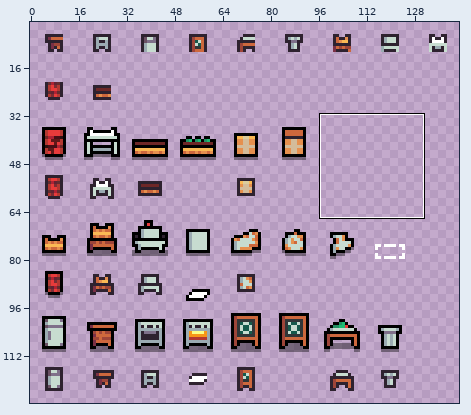
Two versions of one pixel-art file, Projects/TastyRoad/Assets/Sprites/stations.aseprite. Above, an overview of the earlier version with the close-up marked.
Close-up. Before the edit:
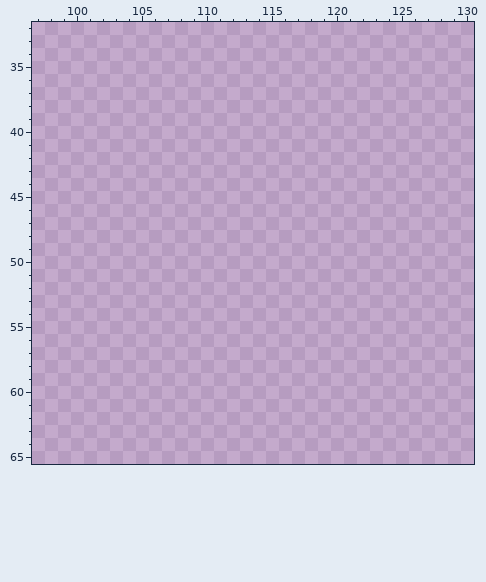
144x128 pixels, 1 frame. Shown: x 97..130, y 32..65. The wide view leaves out empty margins.
Now the later version:
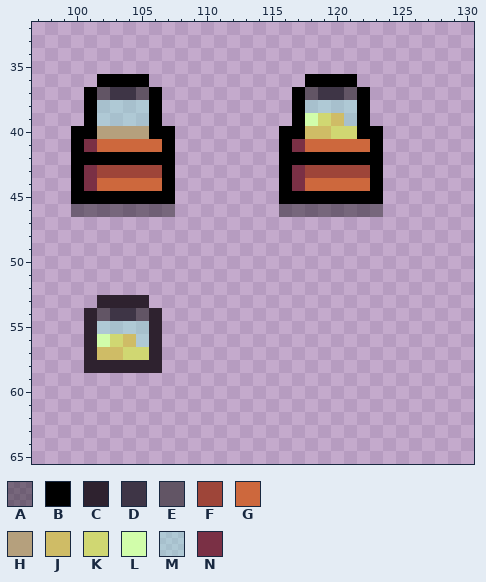
Palette (. is transparent): A #00000064  B #000000  C #2e222f  D #3e3546  E #625565  F #9e4539  G #cd683d  H #b5a07d  J #cfbc66  K #d0d772  L #d1fdaa  M #8ff8e264  N #7a3045
Changes in this commit:
Layer "Layer 1":
y 36: x 102..105 .... -> BBBB; x 118..121 .... -> BBBB
y 37: x 101..106 ...... -> BEDDEB; x 117..122 ...... -> BEDDEB
y 38: x 101..106 ...... -> BMMMMB; x 117..122 ...... -> BMMMMB
y 39: x 101..106 ...... -> BMMMMB; x 117..122 ...... -> BLKJMB
y 40: x 100..107 ........ -> BBHHHHBB; x 116..123 ........ -> BBJJKKBB
y 41: x 100..107 ........ -> BNGGGGGB; x 116..123 ........ -> BNGGGGGB
y 42: x 100..107 ........ -> BBBBBBBB; x 116..123 ........ -> BBBBBBBB
y 43: x 100..107 ........ -> BNFFFFFB; x 116..123 ........ -> BNFFFFFB
y 44: x 100..107 ........ -> BNGGGGGB; x 116..123 ........ -> BNGGGGGB
y 45: x 100..107 ........ -> BBBBBBBB; x 116..123 ........ -> BBBBBBBB
y 46: x 100..107 ........ -> AAAAAAAA; x 116..123 ........ -> AAAAAAAA
y 53: x 102..105 .... -> CCCC
y 54: x 101..106 ...... -> CEDDEC
y 55: x 101..106 ...... -> CMMMMC
y 56: x 101..106 ...... -> CLKJMC
y 57: x 101..106 ...... -> CJJKKC
y 58: x 101..106 ...... -> CCCCCC
